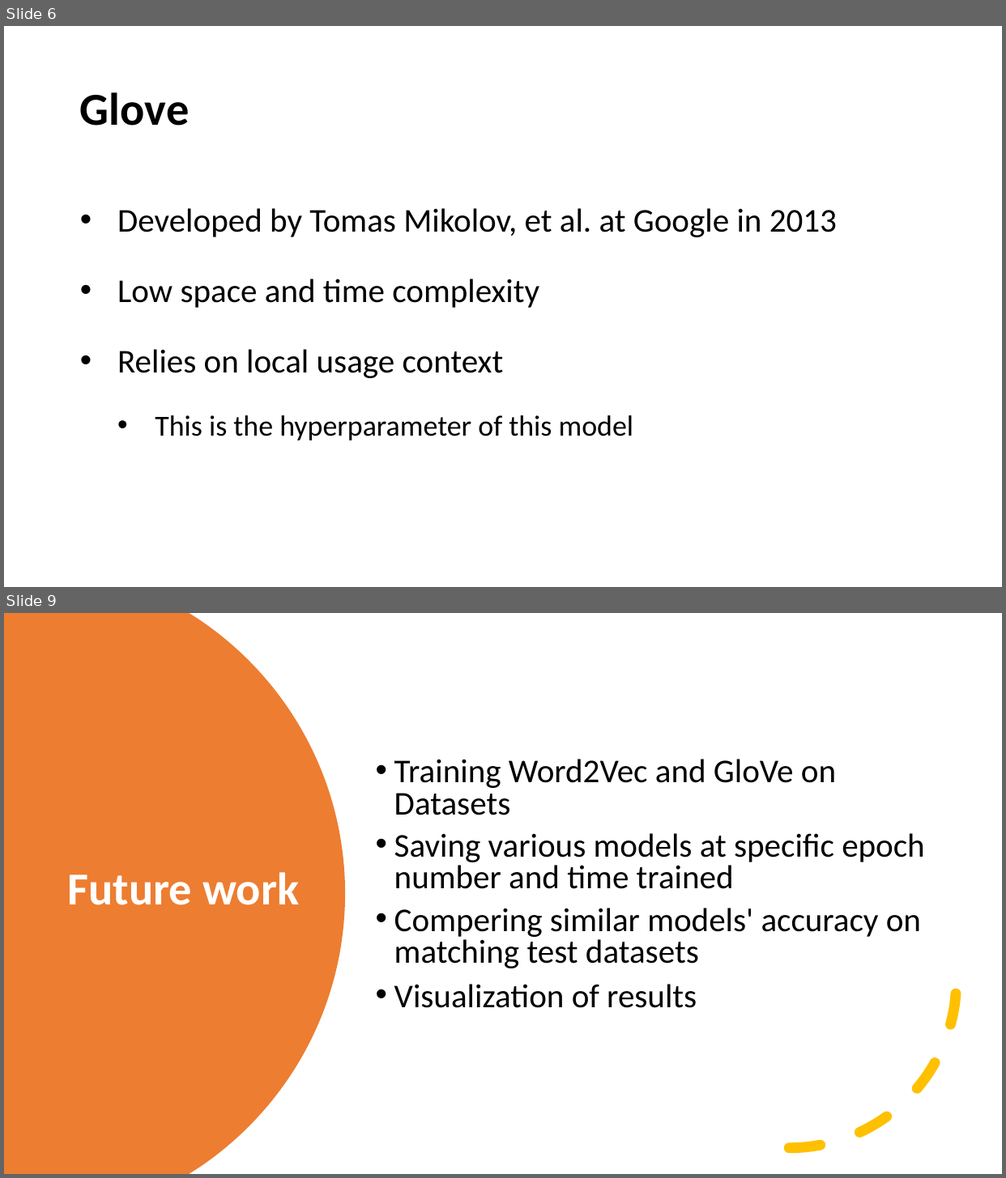
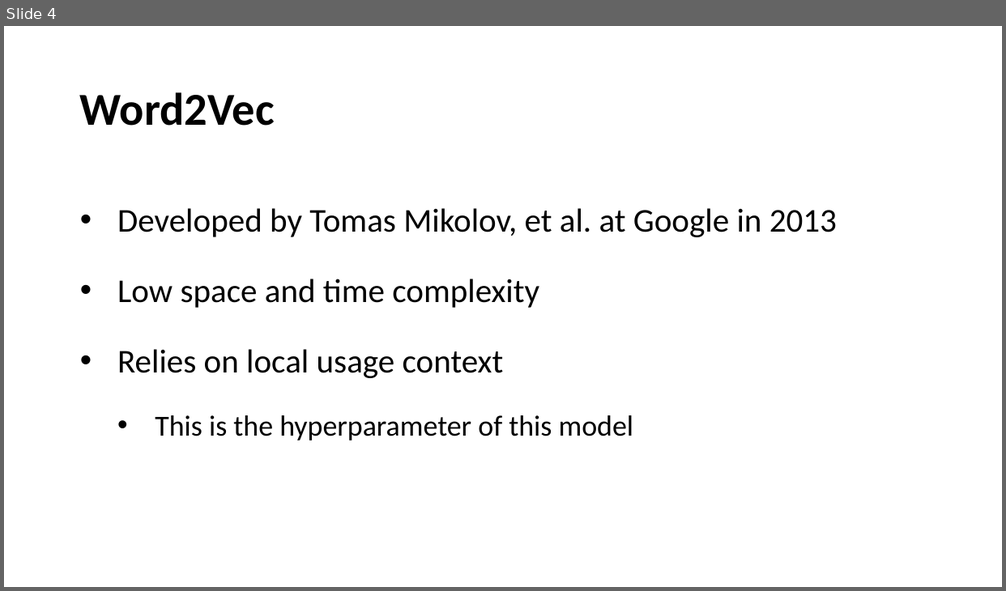
Before and after one commit to chensh3/word2vec_vs_glove, a slide deck: mid_term.pptx. Shown one above the other, each under a label of ours: slides 6 and 9 before the commit, slide 4 after it; the slides between them are not shown. The pictures are 1006x1178 and 1006x591 pixels, drawn with LibreOffice and Linux fonts; fonts in the diff are those of the drawing. Boxes give left, top, right and bottom in pixels: in the first picture for what was removed or moved away, otherwise in the second. Text is boxed around its words. In the diff, an @@ line names an element or a change of style, - is before the commit and + after.

Commit message:
implemented testing word2vec model on us patent dataset. clean code

```diff
--- a/mid_term.pptx
+++ b/mid_term.pptx
@@ slide 9 removed at [4, 613, 1002, 1174], background #FFFFFF @@
@@ freeform shape removed at [4, 613, 345, 1174] @@
@@ text removed at [394, 759, 925, 1008] @@
-• Training Word2Vec and GloVe on Datasets
-• Saving various models at specific epoch number and time trained
-• Compering similar models' accuracy on matching test datasets
-• Visualization of results
@@ arc (boxed as its full ellipse) removed at [622, 815, 957, 1149] @@
@@ title removed at [68, 872, 299, 905] @@
-Future work
@@ what was slide 6 is now slide 4 @@
@@ slide 4 changed as well @@
@@ title at [80, 92, 275, 126]: text changed @@
-Glove
+Word2Vec
```
Also in this commit, not shown: 4 other slides changed, 6 slides added, 4 other slides removed, 7 other files.
